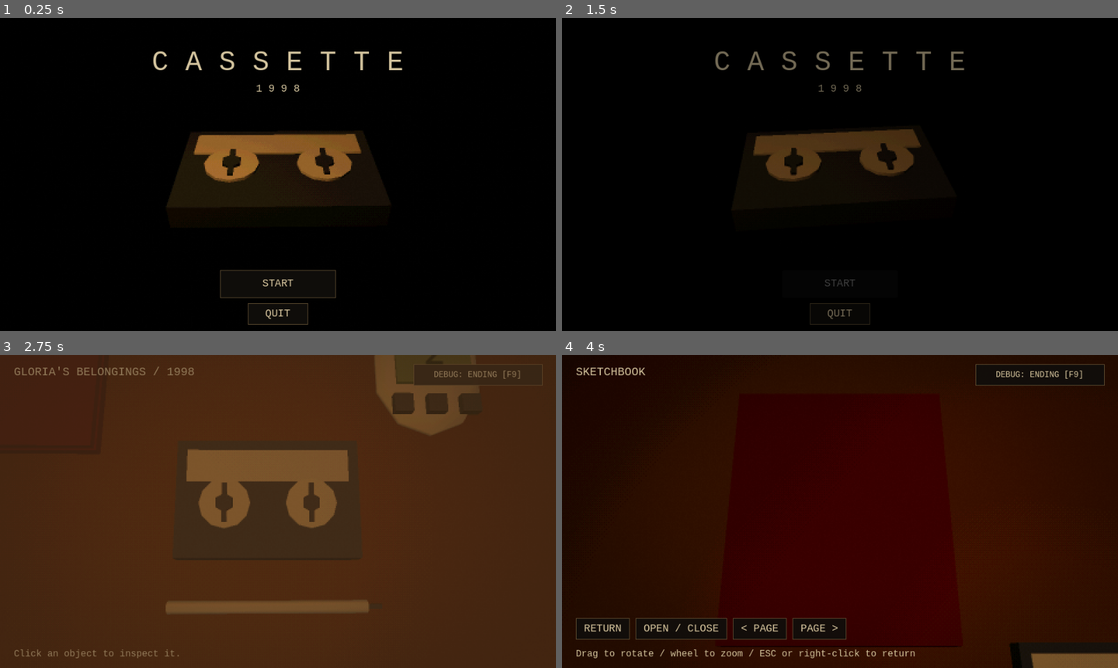
Above: before the commit, frames 1-4 (two rows, left to right).
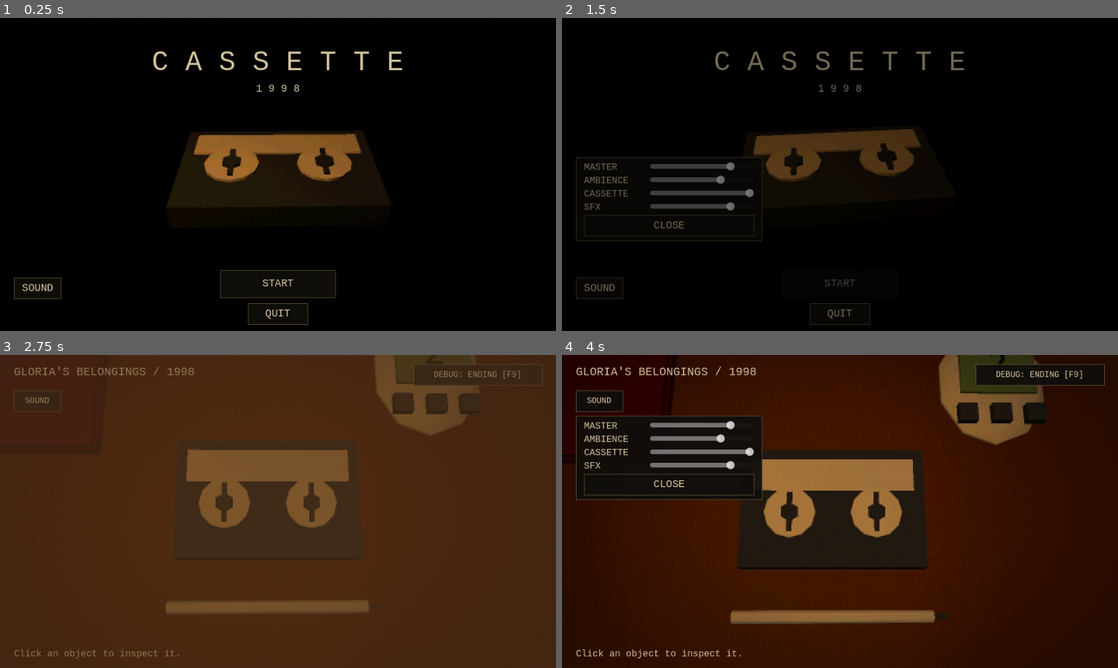
Above: after the commit, the same moments.

Repository: ABPaladin/Cassette-LD60
Game: Godot game, scene res://scenes/game.tscn
Two runs of this game, one before a commit and one after it. Both use one fixed random seed, a clock stepped at 60 frames per second and the inputs below. Sound files missing from this copy of the repository are replaced by a short silence.
Inputs (mouse positions are in pixels of both pictures, inside the frame that each line leads up to):
- Up to frame 1 (0.25 s): no input
- Up to frame 2 (1.5 s): click (600, 287) at 0.5 s, where only the run after the commit has a clickable "SOUND"; click "START" at 1.25 s
- Up to frame 3 (2.75 s): click "SKIP" at 2 s
- Up to frame 4 (4 s): click (600, 401) at 2.75 s, where only the run after the commit has a clickable "SOUND"; tap Enter at 3.5 s; move the mouse to (962, 495) at 3.52 s; hold D from 3.53 s (still down); tap F at 3.6 s; click (962, 495) at 3.67 s

The runs differ from the first frame. In frame 1, 0.2% of the frame differs, in the area x 2-12%, y 82-90%; in frame 2, 1.9%; in frame 3, less than 0.1%; in frame 4, 25%, in the area x 2-100%, y 0-100%.

Commit message:
Add bundled ambience and placeholder audio with replaceable 3D page artwork

Diff:
--- /dev/null
+++ b/default_bus_layout.tres
@@ -0,0 +1,10 @@
+[gd_resource type="AudioBusLayout" format=3]
+[resource]
+bus/0/name = &"Master"
+bus/0/volume_db = 0.0
+bus/1/name = &"Ambience"
+bus/1/send = &"Master"
+bus/2/name = &"Cassette"
+bus/2/send = &"Master"
+bus/3/name = &"SFX"
+bus/3/send = &"Master"
--- a/project.godot
+++ b/project.godot
@@ -22,6 +22,15 @@
 window/size/window_width_override=1280
 window/size/window_height_override=720
 window/stretch/mode="viewport"
+window/stretch/aspect="keep"
+
+[autoload]
+
+AudioManager="*res://scripts/audio_manager.gd"
+
+[audio]
+
+general/default_playback_type.web=1
 
 [editor_plugins]
 
--- a/resources/investigation.tres
+++ b/resources/investigation.tres
@@ -2,6 +2,6 @@
 [ext_resource type="Script" path="res://scripts/investigation_data.gd" id="1"]
 [resource]
 script = ExtResource("1")
-fragments = Array[Dictionary]([{"id":"1", "time":24.0, "duration":3.0, "message":"CHECK"}, {"id":"2", "time":51.0, "duration":3.0, "message":"DON'T"}, {"id":"3", "time":79.0, "duration":3.0, "message":"THE DOOR"}, {"id":"4", "time":104.0, "duration":3.0, "message":"TRUST HIM"}])
+fragments = Array[Dictionary]([{"id":"1", "clip":"res://assets/audio/placeholder/fragment_1.wav", "time":24.0, "duration":3.0, "message":"CHECK"}, {"id":"2", "clip":"res://assets/audio/placeholder/fragment_2.wav", "time":51.0, "duration":3.0, "message":"DON'T"}, {"id":"3", "clip":"res://assets/audio/placeholder/fragment_3.wav", "time":79.0, "duration":3.0, "message":"THE DOOR"}, {"id":"4", "clip":"res://assets/audio/placeholder/fragment_4.wav", "time":104.0, "duration":3.0, "message":"TRUST HIM"}])
 correct_order = PackedStringArray("2", "4", "1", "3")
 captions = Array[Dictionary]([{"start":0.5, "end":18.0, "text":"I couldn't say this in person. Keep my things. Remember …(335 unchanged characters)…
--- a/resources/pages/drawings.tres
+++ b/resources/pages/drawings.tres
@@ -4,3 +4,6 @@
 script = ExtResource("1")
 title = "Drawings"
 text = "    +--------+\n    |   /\\   |\n    |  /  \\  |\n    | /____\\ |\n    +--------+\n\n   O    []    /\\\n\nArtist sketches\nwill go here."
+
+artwork_path = "res://assets/sketchbook/gloria.png"
+artwork_caption = "I kept your things.\nI kept looking."
--- a/resources/test_tape.tres
+++ b/resources/test_tape.tres
@@ -1,7 +1,9 @@
-[gd_resource type="Resource" script_class="" load_steps=2 format=3]
+[gd_resource type="Resource" script_class="" load_steps=3 format=3]
 [ext_resource type="Script" path="res://scripts/tape_data.gd" id="1"]
+[ext_resource type="AudioStream" path="res://assets/audio/placeholder/tape.ogg" id="2"]
 [resource]
 script = ExtResource("1")
+recording = ExtResource("2")
 simulated_duration = 180.0
 label = "GLORIA / SIDE A"
 regions = Array[Dictionary]([{"id": "development_region", "start": 30.0, "end": 36.0}])
--- /dev/null
+++ b/scripts/audio_manager.gd
@@ -0,0 +1,72 @@
+extends Node
+const UI = preload("res://scripts/ui_style.gd")
+var lamp: AudioStreamPlayer
+var room: AudioStreamPlayer
+var room_enabled := false
+var ducked := false
+var tension := false
+var levels := {"Master":0.8,"Ambience":0.7,"Cassette":1.0,"SFX":0.8}
+
+func _ready() -> void:
+	lamp = _loop("res://assets/audio/placeholder/lamp.wav",-24.0)
+	room = _loop("res://assets/audio/placeholder/room.wav",-34.0)
+	for bus in levels: set_volume(bus,levels[bus])
+
+func _loop(path: String, volume: float) -> AudioStreamPlayer:
+	var player := AudioStreamPlayer.new()
+	player.stream = load(path).duplicate()
+	player.stream.loop_mode = AudioStreamWAV.LOOP_FORWARD
+	player.stream.loop_end = int(player.stream.get_length() * player.stream.mix_rate)
+	player.bus = &"Ambience"
+	player.volume_db = volume
+	add_child(player)
+	return player
+
+func start_room(tape: Node) -> void:
+	room_enabled = true
+	tension = false
+	ducked = false
+	tape.state_changed.connect(func(state): ducked = state == "PLAY")
+	lamp.play()
+	room.play()
+
+func stop_room() -> void:
+	room_enabled = false
+	lamp.stop()
+	room.stop()
+
+func _process(delta: float) -> void:
+	if not room_enabled: return
+	var offset := (-8.0 if ducked else 0.0) + (3.0 if tension else 0.0)
+	lamp.volume_db = lerpf(lamp.volume_db,-24.0+offset,1-exp(-3*delta))
+	room.volume_db = lerpf(room.volume_db,-34.0+offset,1-exp(-3*delta))
+
+func set_volume(bus: String, value: float) -> void:
+	levels[bus] = clampf(value,0,1)
+	var index := AudioServer.get_bus_index(bus)
+	if index >= 0:
+		AudioServer.set_bus_mute(index,value <= .001)
+		AudioServer.set_bus_volume_db(index,linear_to_db(maxf(value,.001)))
+
+func make_controls(parent: Control, origin: Vector2) -> PanelContainer:
+	var panel := PanelContainer.new()
+	panel.position = origin
+	panel.theme = UI.make_theme()
+	parent.add_child(panel)
+	var column := VBoxContainer.new()
+	panel.add_child(column)
+	for bus in levels:
+		var row := HBoxContainer.new()
+		column.add_child(row)
+		var label := UI.label(row,str(bus).to_upper(),16)
+		label.custom_minimum_size.x = 110
+		var slider := HSlider.new()
+		slider.custom_minimum_size.x = 180
+		slider.max_value = 1.0
+		slider.step = .01
+		slider.value = levels[bus]
+		slider.value_changed.connect(func(value): set_volume(bus,value))
+		row.add_child(slider)
+	UI.button(column,"CLOSE",panel.hide)
+	panel.hide()
+	return panel
--- a/scripts/book_page.gd
+++ b/scripts/book_page.gd
@@ -3,3 +3,5 @@
 @export_multiline var text := ""
 @export var artwork: Texture2D
 @export var investigation_clues := false
+@export_file("*.png", "*.jpg", "*.webp") var artwork_path := ""
+@export_multiline var artwork_caption := ""
--- a/scripts/fragment_panel.gd
+++ b/scripts/fragment_panel.gd
@@ -36,6 +36,7 @@
 	UI.button(controls,"LISTEN AGAIN",_replay)
 	UI.button(controls,"RETURN",dismiss)
 	replay = AudioStreamPlayer.new()
+	replay.bus = &"Cassette"
 	add_child(replay)
 	puzzle.changed.connect(refresh)
 	refresh()
--- a/scripts/main_menu.gd
+++ b/scripts/main_menu.gd
@@ -14,6 +14,12 @@
 	ui.mouse_filter = Control.MOUSE_FILTER_IGNORE
 	ui.theme = UI.make_theme()
 	layer.add_child(ui)
+	var audio = get_node_or_null("/root/AudioManager")
+	if audio != null:
+		audio.stop_room()
+		var panel: PanelContainer = audio.make_controls(ui,Vector2(24,240))
+		var sound := UI.button(ui,"SOUND",func(): panel.visible = not panel.visible)
+		sound.position = Vector2(24,448)
 	var title := UI.label(ui, "C A S S E T T E", 48)
 	title.position = Vector2(0, 50)
 	title.size.x = 960
@@ -25,9 +31,10 @@
 	start_button = UI.button(ui, "START", func(): start_button.disabled = true; start_requested.emit())
 	start_button.position = Vector2(380,435)
 	start_button.size = Vector2(200,48)
-	var quit_button := UI.button(ui, "QUIT", func(): get_tree().quit())
-	quit_button.position = Vector2(428,492)
-	quit_button.size.x = 104
+	if not OS.has_feature("web"):
+		var quit_button := UI.button(ui, "QUIT", func(): get_tree().quit())
+		quit_button.position = Vector2(428,492)
+		quit_button.size.x = 104
 
 func _process(delta: float) -> void:
 	elapsed += delta
--- a/scripts/sketchbook.gd
+++ b/scripts/sketchbook.gd
@@ -21,7 +21,7 @@
 	page_art = Sprite3D.new()
 	page_art.rotation.x = -PI / 2.0
 	page_art.position.y = .003
-	page_art.texture_filter = BaseMaterial3D.TEXTURE_FILTER_NEAREST
+	page_art.texture_filter = BaseMaterial3D.TEXTURE_FILTER_LINEAR
 	$Visual/PageSurface.add_child(page_art)
 	_show_page()
 
@@ -45,12 +45,22 @@
 	$Visual/PageSurface.visible = opened
 	if pages.is_empty(): return
 	var page: Resource = pages[page_index]
+	if page.artwork == null and not page.artwork_path.is_empty() and ResourceLoader.exists(page.artwork_path):
+		page.artwork = load(page.artwork_path) as Texture2D
 	page_label.text = page.title + "\n\n" + (investigation.clue_text() if page.investigation_clues else page.text) + "\n\n— %d —" % (page_index + 1)
 	page_art.texture = page.artwork
 	page_art.visible = page.artwork != null
-	page_label.visible = page.artwork == null
+	page_label.visible = true
+	page_label.position.z = 0.0
+	page_label.pixel_size = .0021
+	page_label.font_size = 28
 	if page.artwork != null:
-		page_art.pixel_size = minf(.86 / page.artwork.get_width(), 1.06 / page.artwork.get_height())
+		page_art.position.z = -.16
+		page_art.pixel_size = minf(.86 / page.artwork.get_width(), .74 / page.artwork.get_height())
+		page_label.text = page.title + "\n" + page.artwork_caption
+		page_label.position.z = .39
+		page_label.font_size = 20
+		page_label.pixel_size = .0018
 
 func end_inspection() -> void:
 	set_open(false)
--- a/scripts/tabletop.gd
+++ b/scripts/tabletop.gd
@@ -23,12 +23,25 @@
 	rewinder = preload("res://scripts/pencil_rewind.gd").new()
 	add_child(rewinder)
 	ending = preload("res://scripts/ending_sequence.gd").new()
+	ending.noise_sound = preload("res://assets/audio/placeholder/rear_noise.wav")
+	ending.gunshot_sound = preload("res://assets/audio/placeholder/shot.wav")
 	ending.name = "EndingSequence"
 	add_child(ending)
 	ending.finished.connect(func(): return_to_menu.emit())
+	ending.stage_changed.connect(_ending_audio)
 	inspector.selection_changed.connect(_selection_changed)
 	inspector.hover_changed.connect(func(object): title.text = object.display_name if object != null else "GLORIA'S BELONGINGS / 1998")
 	_setup_investigation()
+	var audio = get_node_or_null("/root/AudioManager")
+	if audio != null: audio.start_room($Objects/Cassette/TapeAudioController)
+
+func _ending_audio(stage: String) -> void:
+	ending.cue.bus = &"SFX"
+	var audio = get_node_or_null("/root/AudioManager")
+	if audio != null and stage == "door": audio.stop_room()
+	if stage == "fall":
+		ending.cue.stream = preload("res://assets/audio/placeholder/rear_muffled.wav")
+		ending.cue.play()
 
 func _setup_investigation() -> void:
 	puzzle = preload("res://scripts/investigation.gd").new()
@@ -66,6 +79,8 @@
 func _puzzle_solved(message: String) -> void:
 	if ending_started: return
 	ending_started = true
+	var audio = get_node_or_null("/root/AudioManager")
+	if audio != null: audio.tension = true
 	fragment_panel.replay.stop()
 	fragment_panel.hide()
 	inspector.leave()
@@ -107,6 +122,12 @@
 	ui.add_child(timeline)
 	timeline.bind($Objects/Cassette/TapeAudioController)
 	timeline.hide()
+	var audio = get_node_or_null("/root/AudioManager")
+	if audio != null:
+		var sound_panel: PanelContainer = audio.make_controls(ui,Vector2(24,105))
+		var sound_button := UI.button(ui,"SOUND",func(): sound_panel.visible = not sound_panel.visible)
+		sound_button.position = Vector2(24,61)
+		sound_button.add_theme_font_size_override("font_size",14)
 	if OS.is_debug_build() and not OS.has_feature("web"):
 		var debug_button := UI.button(ui, "DEBUG: ENDING [F9]", _debug_ending)
 		debug_button.position = Vector2(714, 16)
--- a/scripts/tape_audio_controller.gd
+++ b/scripts/tape_audio_controller.gd
@@ -35,7 +35,10 @@
 	AudioServer.add_bus()
 	var index := AudioServer.bus_count - 1
 	AudioServer.set_bus_name(index, bus_name)
+	AudioServer.set_bus_send(index, &"Cassette")
 	player.bus = bus_name
+	# Web Sample playback cannot run bus effects. Shipping media is pre-rendered.
+	if OS.has_feature("web"): return
 	var distortion := AudioEffectDistortion.new()
 	distortion.drive = data.distortion
 	AudioServer.add_bus_effect(index, distortion)
@@ -110,7 +113,8 @@
 
 func set_muffled(value: bool) -> void:
 	var index := AudioServer.get_bus_index(bus_name)
-	if index >= 0: AudioServer.set_bus_effect_enabled(index, 2, value)
+	if index >= 0 and AudioServer.get_bus_effect_count(index) > 2:
+		AudioServer.set_bus_effect_enabled(index, 2, value)
 
 func _finish() -> void:
 	playing = false
--- a/tests/investigation_test.gd
+++ b/tests/investigation_test.gd
@@ -12,6 +12,17 @@
 	var tape = table.get_node("Objects/Cassette/TapeAudioController")
 	tape.set_process(false)
 	var puzzle = table.puzzle
+	check(tape.player.stream != null and absf(tape.duration-180.0)<.1,"Bundled three-minute recording is loaded")
+	var audio = root.get_node_or_null("AudioManager")
+	check(audio != null and audio.lamp.playing and audio.room.playing,"Lamp and room loops start in tabletop")
+	tape.play()
+	await create_timer(.5).timeout
+	check(audio.ducked and audio.lamp.volume_db < -28.0,"Ambience ducks while cassette plays")
+	tape.pause()
+	check(not audio.ducked,"Pause releases ambience ducking")
+	audio.set_volume("SFX",0)
+	check(AudioServer.is_bus_mute(AudioServer.get_bus_index("SFX")),"SFX volume control can mute its bus")
+	audio.set_volume("SFX",.8)
 	var answer: Array[String] = ["2","4","1","3"]
 	check(not puzzle.submit(answer),"Undiscovered correct answer is rejected")
 	for fragment in puzzle.data.fragments:
@@ -37,6 +48,18 @@
 	book.set_open(true)
 	book.turn_page(2)
 	check(book.page_label.text.contains("00:24") and book.page_label.text.contains("01:44"),"Notebook exposes configured timestamps")
+	book.turn_page(-1)
+	var original_page: Resource = book.pages[1]
+	var page: Resource = original_page.duplicate()
+	var image := Image.create(40,80,false,Image.FORMAT_RGBA8)
+	image.fill(Color.WHITE)
+	page.artwork = ImageTexture.create_from_image(image)
+	book.pages[1] = page
+	book._show_page()
+	check(book.page_art.visible and book.page_label.visible,"Illustration and caption coexist on the 3D page")
+	check(is_equal_approx(book.page_art.pixel_size * 80,.74),"Portrait fitting preserves original aspect ratio")
+	book.pages[1] = original_page
+	book._show_page()
 	table._open_fragments()
 	for id in answer: table.fragment_panel.place(id)
 	check(table.fragment_panel.slots == answer,"Fragment UI places discovered words into four slots")
@@ -52,6 +75,7 @@
 	check(not table.inspector.enabled and not tape.playing,"Reveal locks interaction and stops tape")
 	await create_timer(.4).timeout
 	check(table.ending.complete,"Solved signal completes the preserved ending")
+	check(not audio.lamp.playing and not audio.room.playing,"Ending stops ambience before the gunshot")
 	table.queue_free()
 	await process_frame
 	print("INVESTIGATION TESTS: ",failures," failures")
--- /dev/null
+++ b/tools/bake_ending_audio.gd
@@ -0,0 +1,14 @@
+extends SceneTree
+func _initialize() -> void:
+	DirAccess.make_dir_recursive_absolute("res://assets/audio/placeholder")
+	var noise := preload("res://scripts/placeholder_sfx.gd").make_cue(false)
+	noise.save_to_wav("res://assets/audio/placeholder/rear_noise.wav")
+	preload("res://scripts/placeholder_sfx.gd").make_cue(true).save_to_wav("res://assets/audio/placeholder/shot.wav")
+	var filtered := noise.data.duplicate()
+	var previous := 0.0
+	for i in range(filtered.size() / 2):
+		previous = lerpf(previous,float(noise.data.decode_s16(i*2)),.12)
+		filtered.encode_s16(i*2,int(previous))
+	noise.data = filtered
+	noise.save_to_wav("res://assets/audio/placeholder/rear_muffled.wav")
+	quit()
Not shown, added: assets/audio/placeholder/fragment_1.wav.import
Not shown, added: assets/audio/placeholder/fragment_2.wav.import
Not shown, added: assets/audio/placeholder/fragment_3.wav.import
Not shown, added: assets/audio/placeholder/fragment_4.wav.import
Not shown, added: assets/audio/placeholder/lamp.wav.import
Not shown, added: assets/audio/placeholder/rear_muffled.wav.import
Not shown, added: assets/audio/placeholder/rear_noise.wav.import
Not shown, added: assets/audio/placeholder/room.wav.import
Not shown, added: assets/audio/placeholder/shot.wav.import
Not shown, added: assets/audio/placeholder/tape.ogg.import
Not shown, added: scripts/audio_manager.gd.uid
Not shown, added: tests/investigation_test.gd.uid
(and 11 more such lines)
